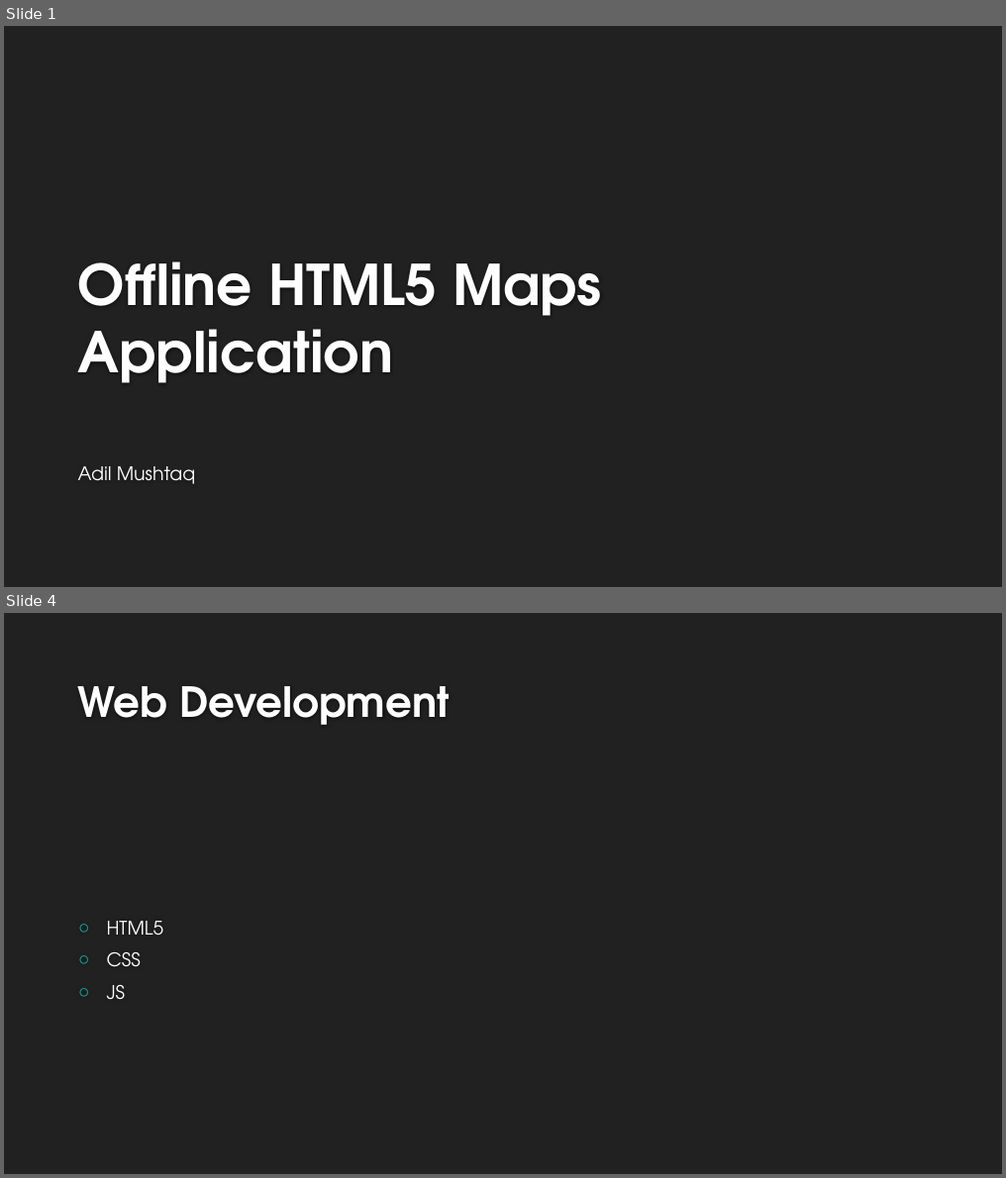
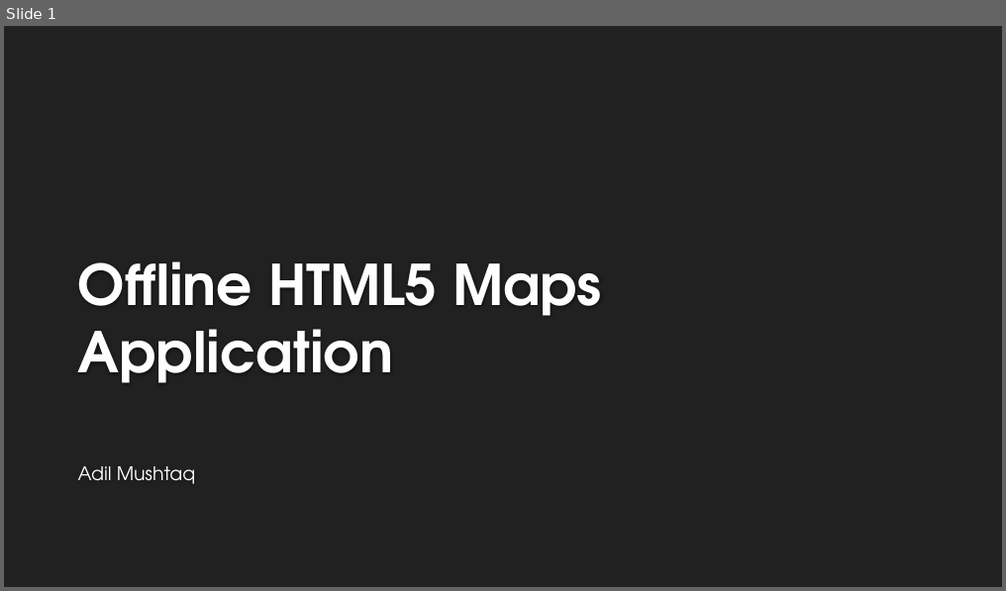
Before and after one commit to devquidevelopments/offline-map, a slide deck: Project/Presentation.pptx. Shown one above the other, each under a label of ours: slides 1 and 4 before the commit, slide 1 after it; the slides between them are not shown. The pictures are 1006x1178 and 1006x591 pixels, drawn with LibreOffice and Linux fonts; fonts in the diff are those of the drawing; background and template pictures are left out. Boxes give left, top, right and bottom in pixels: in the first picture for what was removed or moved away, otherwise in the second. Text is boxed around its words. In the diff, an @@ line names an element or a change of style, - is before the commit and + after.

```diff
--- a/Project/Presentation.pptx
+++ b/Project/Presentation.pptx
@@ slide 4 removed at (4,613,1002,1174), background #212121 @@
@@ title removed at (78,686,450,725) @@
-Web Development
@@ text removed at (107,921,163,1000) @@
-○ HTML5
-○ CSS
-○ JS
```
Also in this commit, not shown: 7 slides changed, 4 slides added, 1 other slide removed.
